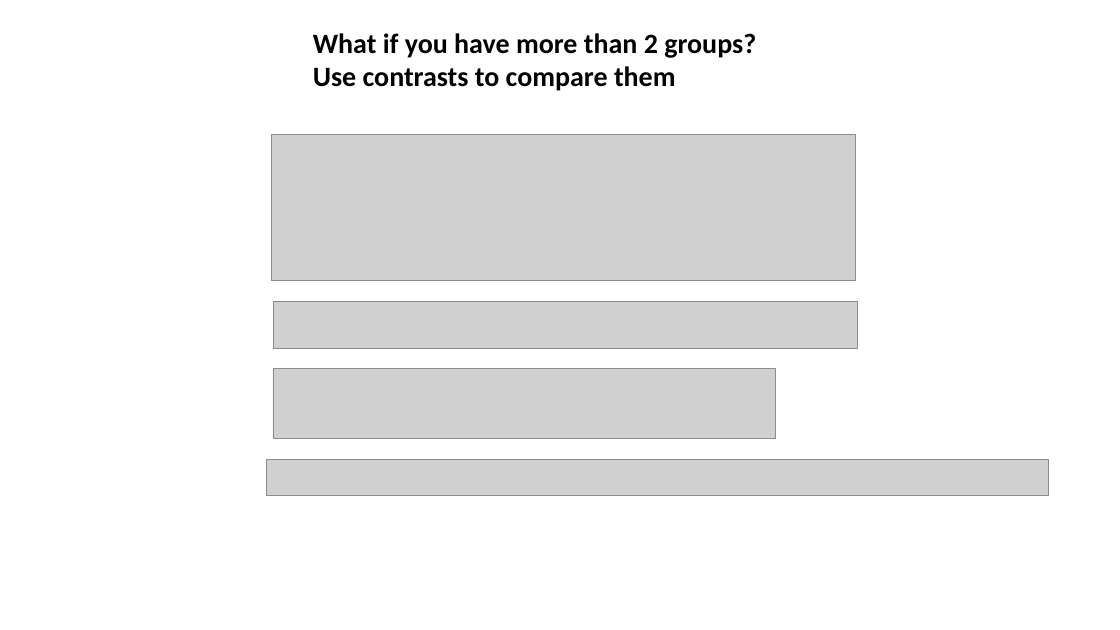
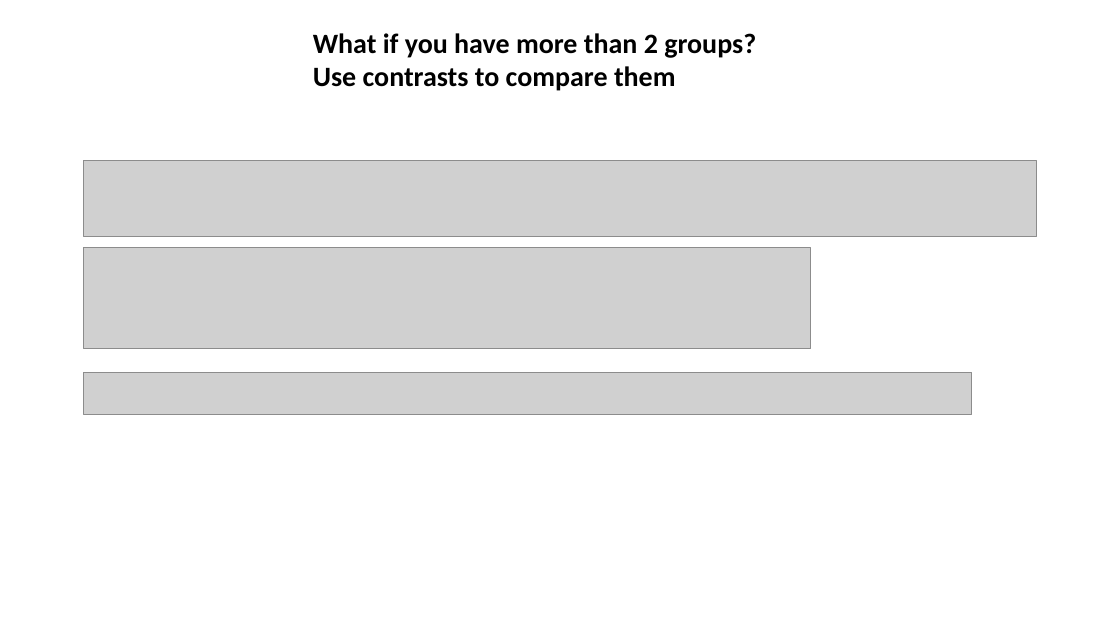
Before and after one commit to jraab/GNET749_RNAseq, a slide deck: slide 24 of lectures/2023_GNET749_Lecture6_Batch_ExpDesign.pptx. Drawn at 1120x630 pixels with LibreOffice and Linux fonts; fonts in the diff are those of the drawing; grey boxes stand for pictures. Boxes give left, top, right and bottom in pixels: in the first picture for what was removed or moved away, otherwise in the second. Text is boxed around its words. In the diff, an @@ line names an element or a change of style, - is before the commit and + after.

```diff
--- a/lectures/2023_GNET749_Lecture6_Batch_ExpDesign.pptx
+++ b/lectures/2023_GNET749_Lecture6_Batch_ExpDesign.pptx
@@ picture removed at bbox=[271, 134, 855, 281] @@
@@ picture: place and size @@
-picture at bbox=[273, 301, 857, 348]
+picture at bbox=[84, 160, 1037, 237]
@@ picture: place and size @@
-picture at bbox=[273, 369, 776, 439]
+picture at bbox=[84, 248, 812, 349]
@@ picture: place and size @@
-picture at bbox=[266, 460, 1049, 497]
+picture at bbox=[84, 372, 973, 414]
```
Also in this commit, not shown: 15 other slides changed, 1 slide added, 2 slides removed, 7 other files.
